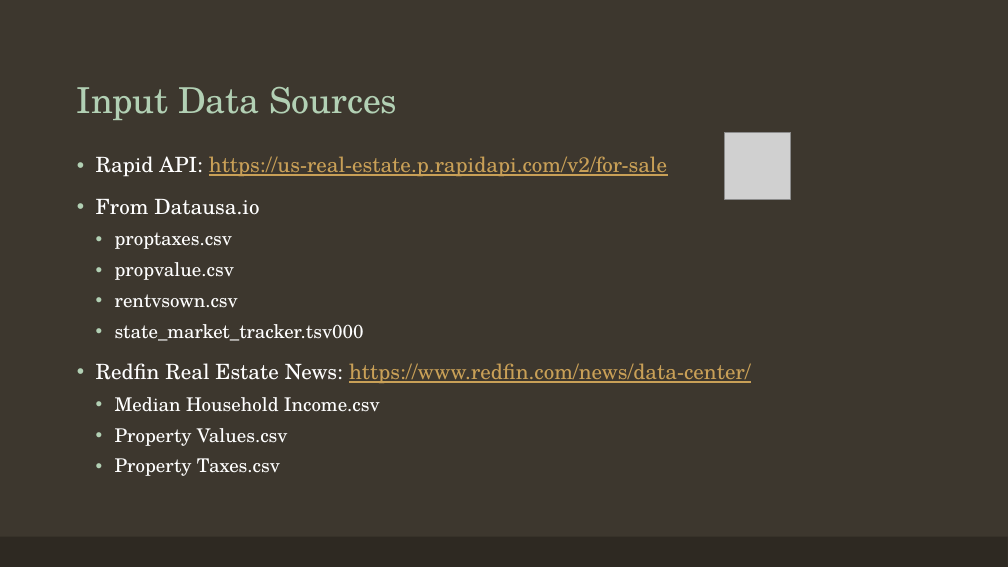
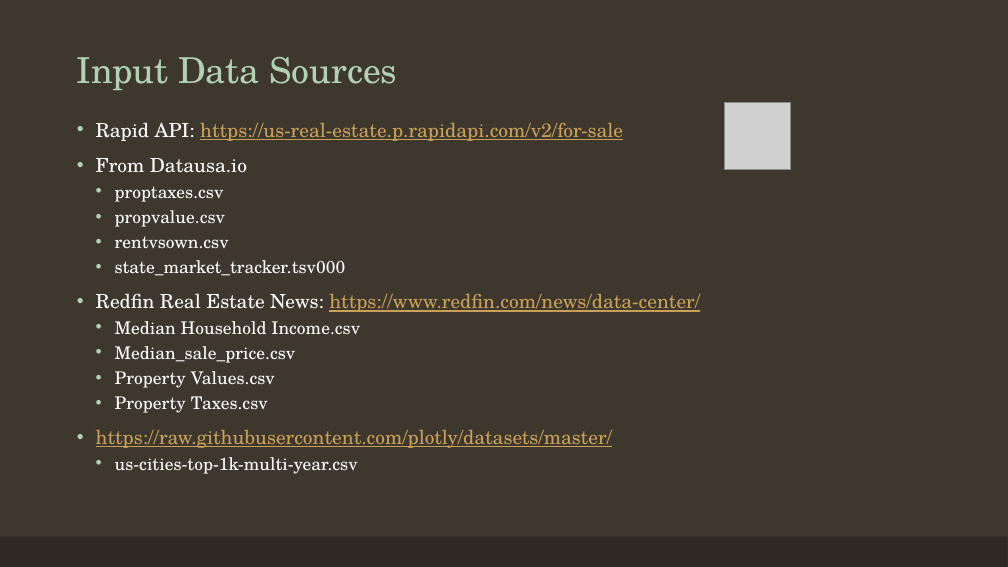
Before and after one commit to ashnikzad/AZ-Real-Estate-Analyisis, a slide deck: slide 5 of Team 2 Presentation.pptx. Drawn at 1008x567 pixels with LibreOffice and Linux fonts; fonts in the diff are those of the drawing; grey boxes stand for pictures. Boxes give left, top, right and bottom in pixels: in the first picture for what was removed or moved away, otherwise in the second. Text is boxed around its words. In the diff, an @@ line names an element or a change of style, - is before the commit and + after.

```diff
--- a/Team 2 Presentation.pptx
+++ b/Team 2 Presentation.pptx
@@ title "Input Data Sources": place and size @@
-title "Input Data Sources" at (77,87,397,120)
+title "Input Data Sources" at (77,57,397,90)
@@ picture: place and size @@
-picture at (724,132,791,200)
+picture at (724,102,791,169)
@@ text "Rapid API: https://us-real-estate.p.rapidapi.com/v2/for-sale": place and size @@
-text "Rapid API: https://us-real-estate.p.rapidapi.com/v2/for-sale" at (96,156,751,476)
+text "Rapid API: https://us-real-estate.p.rapidapi.com/v2/for-sale" at (96,122,700,474)
@@ text at (96,122,700,413): size 20 to 18.5 pt in "Rapid API: https://us-real-estate.p.rapidapi.com/v2/for-sale", "From Datausa.io", "Redfin Real Estate News: https://www.redfin.com/news/data-ce ..."; size 18 to 16.6 pt in "proptaxes.csv", "propvalue.csv", "rentvsown.csv", "state_market_tracker.tsv000" and 3 more places; line spacing 0.9 to 0.7 @@
@@ text at (115,346,296,363): paragraph added @@
+  • Median_sale_price.csv
@@ text at (96,429,612,474): paragraphs added @@
+• https://raw.githubusercontent.com/plotly/datasets/master/
+  • us-cities-top-1k-multi-year.csv
```
Also in this commit, not shown: 4 other slides changed, 7 slides added, 12 slides removed.
